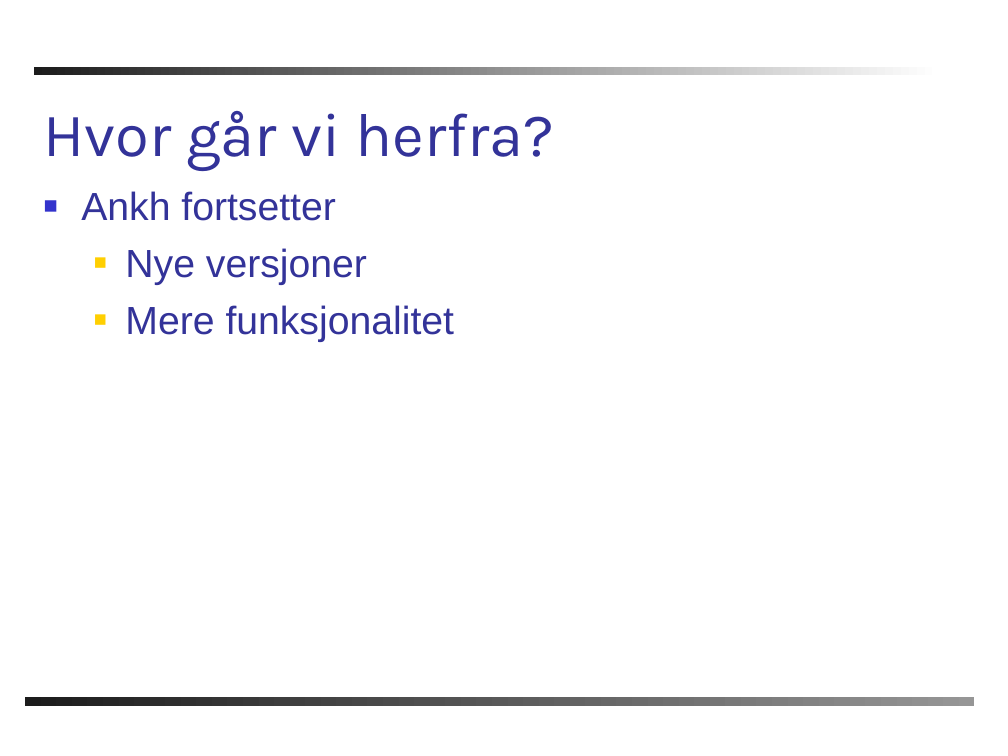
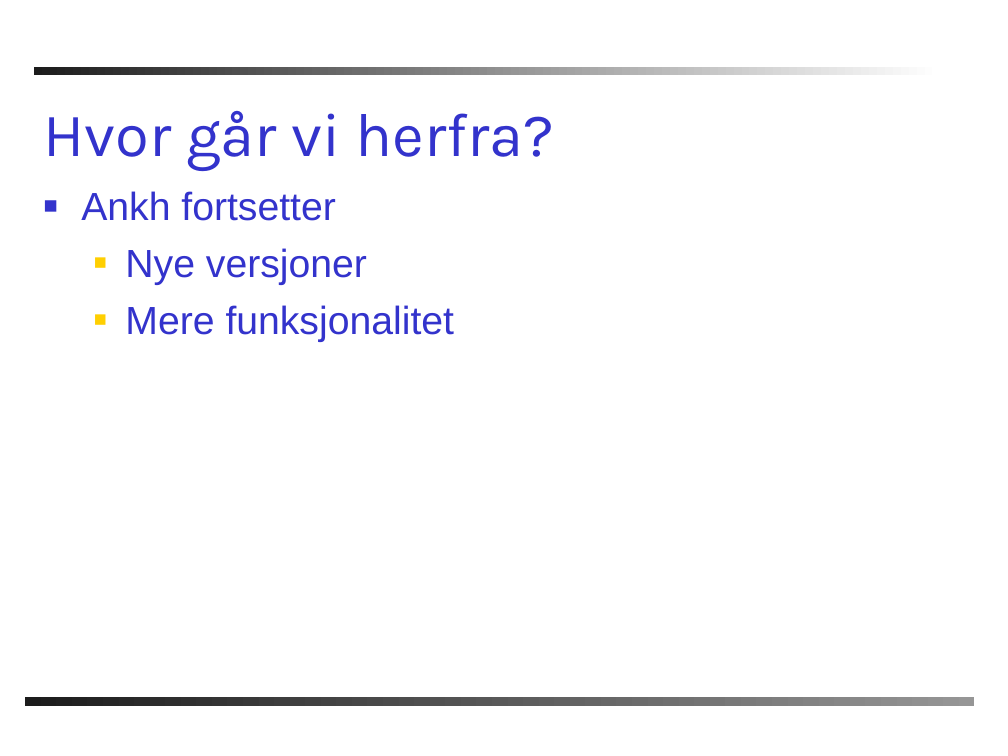
Before and after one commit to AnkhSVN/AnkhSVN, a slide deck: slide 19 of doc/powerpoint/Subversion_addin_for_VS.NET.ppt (slide 25 before the commit). Drawn at 1008x756 pixels with LibreOffice and Linux fonts; fonts in the diff are those of the drawing; background and template pictures are left out. Boxes give left, top, right and bottom in pixels: in the first picture for what was removed or moved away, otherwise in the second. Text is boxed around its words. In the diff, an @@ line names an element or a change of style, - is before the commit and + after.

```diff
--- a/doc/powerpoint/Subversion_addin_for_VS.NET.ppt
+++ b/doc/powerpoint/Subversion_addin_for_VS.NET.ppt
@@ title "Hvor går vi herfra?" at [43, 111, 554, 171]: text colour #333399 to #3333CC @@
@@ text "Ankh fortsetter" at [81, 191, 455, 342]: text colour #333399 to #3333CC @@
```
Also in this commit, not shown: 14 other slides changed, 2 slides added, 8 slides removed.
